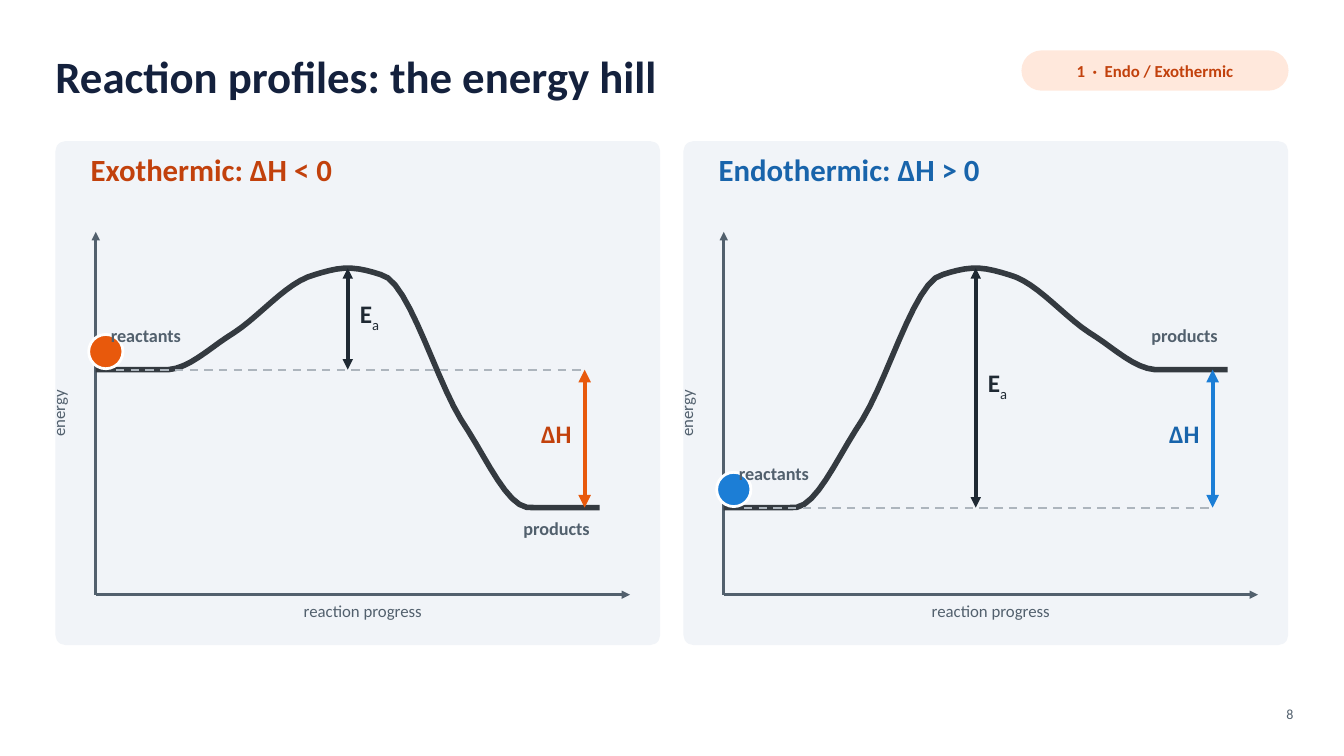
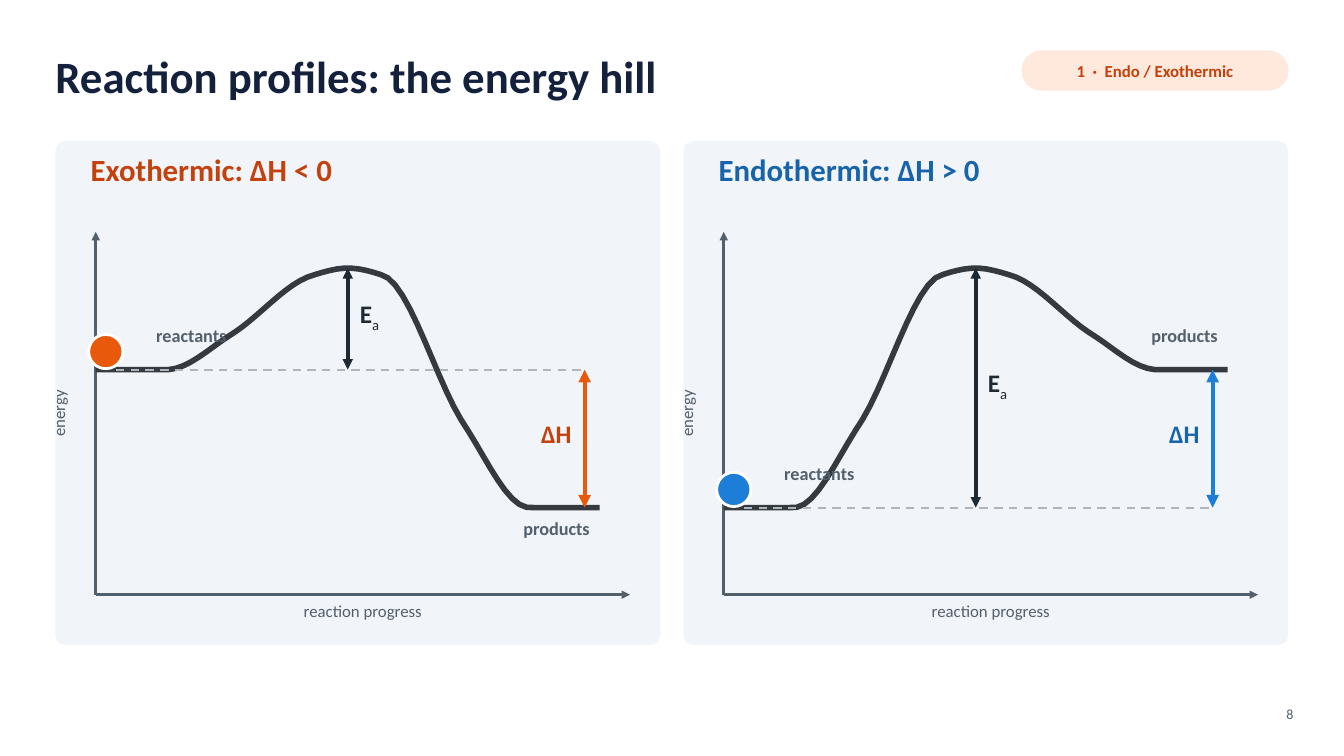
Before and after one commit to davidmoriarty-lab/School_Stuff, a slide deck: slide 8 of chemistry_notes/AP Chemistry/Thermochemistry and Free Energy/AP Chem Unit 6 - Thermochemistry and Free Energy - SLIDES.pptx. Drawn at 1344x756 pixels with LibreOffice and Linux fonts; fonts in the diff are those of the drawing. Boxes give left, top, right and bottom in pixels: in the first picture for what was removed or moved away, otherwise in the second. Text is boxed around its words. In the diff, an @@ line names an element or a change of style, - is before the commit and + after.

```diff
--- a/chemistry_notes/AP Chemistry/Thermochemistry and Free Energy/AP Chem Unit 6 - Thermochemistry and Free Energy - SLIDES.pptx
+++ b/chemistry_notes/AP Chemistry/Thermochemistry and Free Energy/AP Chem Unit 6 - Thermochemistry and Free Energy - SLIDES.pptx
@@ text "reactants": place and size @@
-text "reactants" at box(111, 330, 181, 347)
+text "reactants" at box(156, 330, 226, 347)
@@ text "reactants": place and size @@
-text "reactants" at box(739, 468, 809, 485)
+text "reactants" at box(784, 465, 854, 485)
```
Also in this commit, not shown: 23 other slides changed, 1 slide added, 10 other files.
